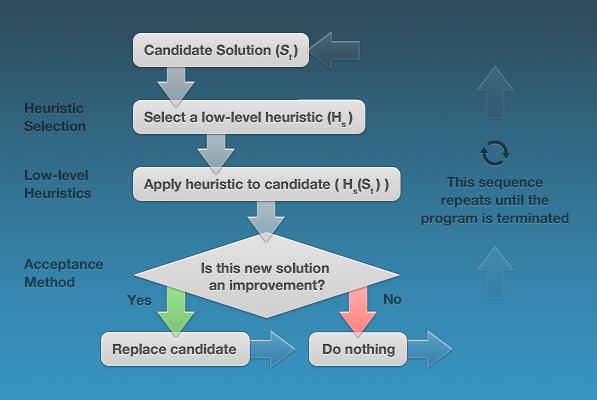
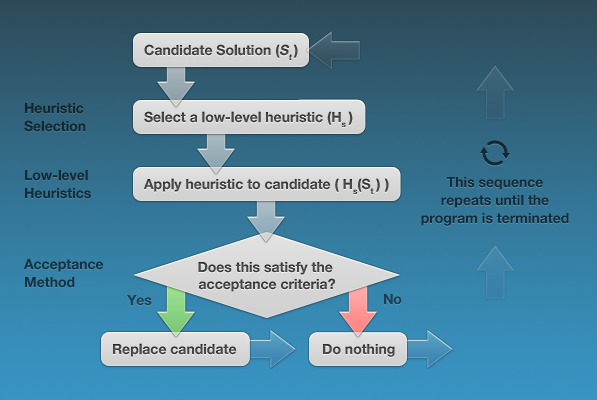
Comparing the layer stacks of the two 597 x 400 images. Changes:
renamed "Is this new solution an improvement?" to "Does this satisfy the acceptance criteria?", painted on it over [198, 262, 335, 293]
